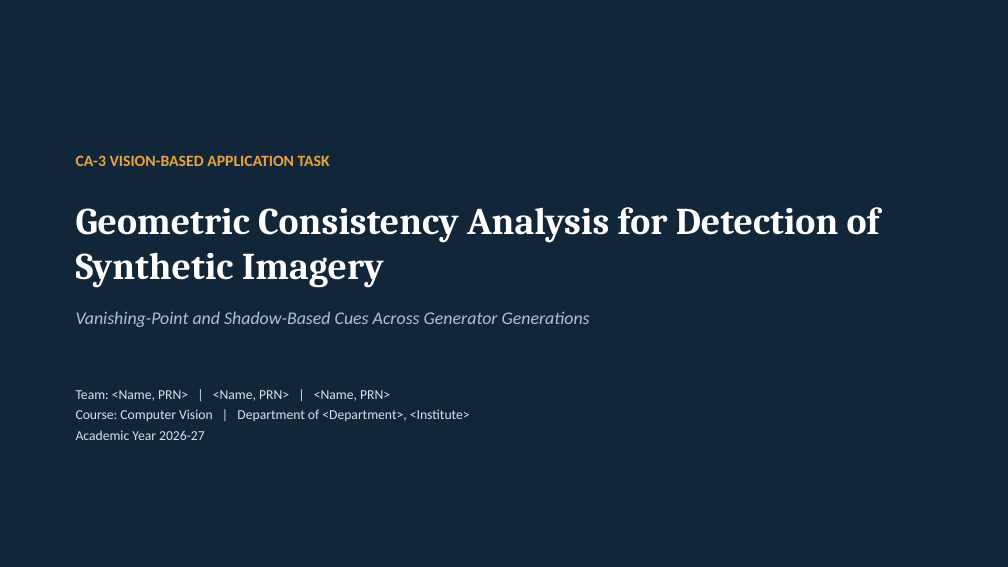
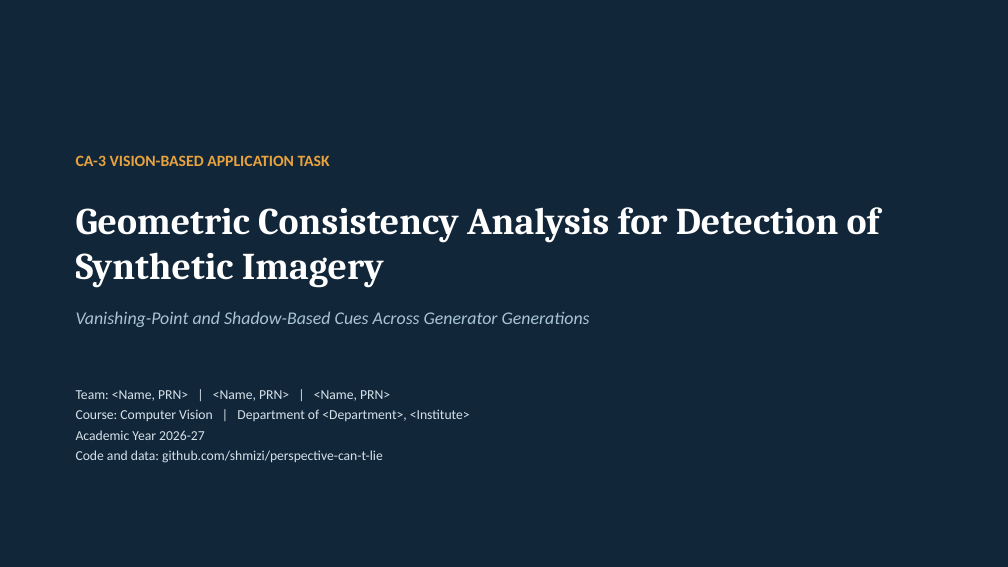
Before and after one commit to eesha5/vanishing-truth, a slide deck: slide 1 of docs/report/CA3_Presentation_Geometric_Consistency.pptx. Drawn at 1008x567 pixels with LibreOffice and Linux fonts; fonts in the diff are those of the drawing. Boxes give left, top, right and bottom in pixels: in the first picture for what was removed or moved away, otherwise in the second. Text is boxed around its words. In the diff, an @@ line names an element or a change of style, - is before the commit and + after.

```diff
--- a/docs/report/CA3_Presentation_Geometric_Consistency.pptx
+++ b/docs/report/CA3_Presentation_Geometric_Consistency.pptx
@@ text at <box>76,450,383,463</box>: paragraph added @@
+Code and data: github.com/shmizi/perspective-can-t-lie
```
Also in this commit, not shown: 2 other slides changed, 2 slides added, 6 other files.
